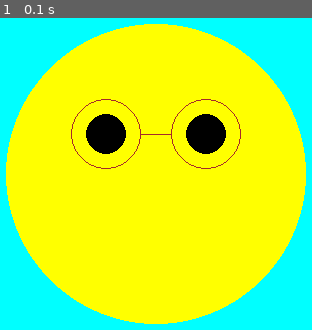
Above: before the commit, frame 1.
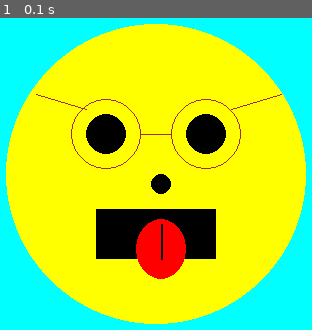
Above: after the commit, the same moment.

Repository: Rosebotics/catapult2019
Game: pygame game, started from learningPygame/Niharika/00-MovingSmile/04-Drawing.py
Two runs of this game, one before a commit and one after it. Both use one fixed random seed, a clock stepped at 60 frames per second and the inputs below.
Inputs:
- Up to frame 1 (0.1 s): no input

The runs differ from the first frame. In frame 1, 7.3% of the frame differs, in the area x 11-91%, y 24-84%.

Commit message:
created face

Diff:
--- a/learningPygame/Niharika/00-MovingSmile/04-Drawing.py
+++ b/learningPygame/Niharika/00-MovingSmile/04-Drawing.py
@@ -19,6 +19,8 @@
 
 pygame.init()
 screen = pygame.display.set_mode((640, 480))
+
+
 while True:
     for event in pygame.event.get():
         if event.type == pygame.QUIT:
@@ -31,8 +33,14 @@
     pygame.draw.circle(screen, (165, 42, 42), (370, 200), 35, 1)# right lens
     pygame.draw.circle(screen, (165, 42, 42), (270, 200), 35, 1) #left lens
     pygame.draw.line(screen, (165, 42, 42), (305,200), (335, 200), 1) #glasses center
+    pygame.draw.line(screen, (165, 42, 42), (250, 175), (200, 160), 1)  # left glasses lever
+    pygame.draw.line(screen, (165, 42, 42), (395, 175), (445, 160), 1)  # right glasses lever
 
-    #pygame.draw.circle(screen, (0, 0, 0), (320, 270), 10)  # nose
+    pygame.draw.rect(screen, (0, 0, 0), pygame.Rect(260, 275, 120, 50))#tongue
+    pygame.draw.ellipse(screen, (255,0,0), pygame.Rect(300,285, 50, 60))#tongue
+    pygame.draw.line(screen, (0,0,0), (325,290), (325,325), 2)#tongue
 
 
+    pygame.draw.circle(screen, (0, 0, 0), (325, 250), 10)  # nose
+
     pygame.display.update()
--- a/learningPygame/Niharika/00-MovingSmile/05-Animation.py
+++ b/learningPygame/Niharika/00-MovingSmile/05-Animation.py
@@ -1,3 +1,51 @@
-# TODO: Copy all of your   04-Drawing.py   program and put it below this comment.
+# TODO: Copy all of your   03-Colors.py   program and put it below this comment.
+# TODO    One way to do so is:
+# TODO      1. Inside  03-Colors.py,  do:
+# TODO           -- Control-A (to SELECT the entire contents of the file, then
+# TODO           -- Control-C (to COPY that entire selection)
+# TODO      2. Inside this file:
+# TODO           -- Click below this comment, then
+# TODO           -- Control-V (to PASTE the copied code into this file.
 
-# TODO: In this module we'll make the nose move down until a certain y then reset to the top again.
+
+# TODO: In this module we'll start drawing a simple smiley face
+#  Yellow circle for the head
+#  Two black circle eyes
+#  Red rectangle (rect) mouth
+#  Red circle nose.
+
+import pygame
+import sys
+
+pygame.init()
+screen = pygame.display.set_mode((640, 480))
+
+nose_y = 250
+clock = pygame.time.Clock()
+
+while True:
+    clock.tick(100)
+    for event in pygame.event.get():
+        if event.type == pygame.QUIT:
+            sys.exit()
+    screen.fill((0, 255, 255))  #Cyan
+
+    pygame.draw.circle(screen, (255,255,0), (320,240), 150) # face
+    pygame.draw.circle(screen, (0, 0, 0), (270, 200), 20) #left eye
+    pygame.draw.circle(screen, (0, 0, 0), (370, 200), 20) #right eye
+    pygame.draw.circle(screen, (165, 42, 42), (370, 200), 35, 1)# right lens
+    pygame.draw.circle(screen, (165, 42, 42), (270, 200), 35, 1) #left lens
+    pygame.draw.line(screen, (165, 42, 42), (305,200), (335, 200), 1) #glasses center
+    pygame.draw.line(screen, (165, 42, 42),(250, 175), (200, 160),1) #left glasses lever
+    pygame.draw.line(screen, (165, 42, 42),(395,175), (445, 160),1)# right glasses lever
+
+    pygame.draw.rect(screen, (0, 0, 0), pygame.Rect(260, 275, 120, 50))#tongue
+    pygame.draw.ellipse(screen, (255,0,0), pygame.Rect(300,285, 50, 60))#tongue
+    pygame.draw.line(screen, (0,0,0), (325,290), (325,325), 2)#tongue
+
+    nose_y = nose_y + 2
+    if nose_y > 480:
+        nose_y = 250
+    pygame.draw.circle(screen, (0, 0, 0), (325, nose_y), 10)  # nose
+
+    pygame.display.update()
--- a/learningPygame/Niharika/00-MovingSmile/06-Interactions.py
+++ b/learningPygame/Niharika/00-MovingSmile/06-Interactions.py
@@ -8,3 +8,92 @@
 #   Make the face grow and shrink with the g and s buttons.
 #   Draw a proportionally incorrect stick figure body under the face using lines.
 #   Make everything drawn move down off the screen if a the mouse down event occurs.
+
+# TODO: Copy all of your   03-Colors.py   program and put it below this comment.
+# TODO    One way to do so is:
+# TODO      1. Inside  03-Colors.py,  do:
+# TODO           -- Control-A (to SELECT the entire contents of the file, then
+# TODO           -- Control-C (to COPY that entire selection)
+# TODO      2. Inside this file:
+# TODO           -- Click below this comment, then
+# TODO           -- Control-V (to PASTE the copied code into this file.
+
+
+# TODO: In this module we'll start drawing a simple smiley face
+#  Yellow circle for the head
+#  Two black circle eyes
+#  Red rectangle (rect) mouth
+#  Red circle nose.
+
+import pygame
+import sys
+
+pygame.init()
+screen = pygame.display.set_mode((640, 480))
+
+lefteye_x = 270
+righteye_x = 370
+rightlens_x =370
+leftlens_x = 270
+nose_y = 250
+tongue_y = 60
+glassescenter_startx = 305
+glassescenter_endx = 335
+leftglass_endlever_x = 200
+rightglass_endlever_x = 445
+clock = pygame.time.Clock()
+
+while True:
+    clock.tick(100)
+    for event in pygame.event.get():
+        if event.type == pygame.QUIT:
+            sys.exit()
+        pressed_keys = pygame.key.get_pressed()
+    if pressed_keys[pygame.K_UP]:
+        nose_y =50
+    if pressed_keys[pygame.K_RIGHT]:
+        righteye_x =righteye_x + 5
+        lefteye_x = lefteye_x + 5
+        leftlens_x = leftlens_x +5
+        rightlens_x = rightlens_x + 5
+        glassescenter_startx = glassescenter_startx +5
+        glassescenter_endx = glassescenter_endx +5
+        #leftglass_endlever_x = leftglass_endlever_x +5
+        #rightglass_endlever_x = rightglass_endlever_x +5
+    if pressed_keys[pygame.K_LEFT]:
+        lefteye_x = lefteye_x - 5
+        righteye_x = righteye_x - 5
+        leftlens_x = leftlens_x - 5
+        rightlens_x = rightlens_x - 5
+        glassescenter_startx = glassescenter_startx -5
+        glassescenter_endx = glassescenter_endx -5
+        #rightglass_endlever_x = rightglass_endlever_x -5
+        #leftglass_endlever_x = leftglass_endlever_x -5
+    if pressed_keys[pygame.K_DOWN]:
+        tongue_y = tongue_y + 5
+
+
+
+
+
+    screen.fill((0, 255, 255))  #Cyan
+
+    pygame.draw.circle(screen, (255,255,0), (320,240), 150) # face
+    pygame.draw.circle(screen, (0, 0, 0), (lefteye_x, 200), 20) #left eye
+    pygame.draw.circle(screen, (0, 0, 0), (righteye_x, 200), 20) #right eye
+    pygame.draw.circle(screen, (165, 42, 42), (rightlens_x, 200), 35, 1)# right lens
+    pygame.draw.circle(screen, (165, 42, 42), (leftlens_x, 200), 35, 1) #left lens
+    pygame.draw.line(screen, (165, 42, 42), (glassescenter_startx,200), (glassescenter_endx, 200), 1) #glasses center
+    pygame.draw.line(screen, (165, 42, 42),(250, 175), (leftglass_endlever_x, 160),1) #left glasses lever
+    pygame.draw.line(screen, (165, 42, 42),(395,175), (rightglass_endlever_x, 160),1)# right glasses lever
+
+    pygame.draw.rect(screen, (0, 0, 0), pygame.Rect(260, 275, 120, 50))#mouth
+    pygame.draw.ellipse(screen, (255,0,0), pygame.Rect(300,285, 50, tongue_y))#tongue
+    pygame.draw.line(screen, (0,0,0), (325,290), (325,325), 2)#tongue
+
+    nose_y = nose_y + 2
+    if nose_y > 480:
+        nose_y = 250
+    pygame.draw.circle(screen, (0, 0, 0), (325, nose_y), 10)  # nose
+
+    pygame.display.update()
Not shown, added: learningPygame/Niharika/00-MovingSmile/Niharika_Notes_Jul09
